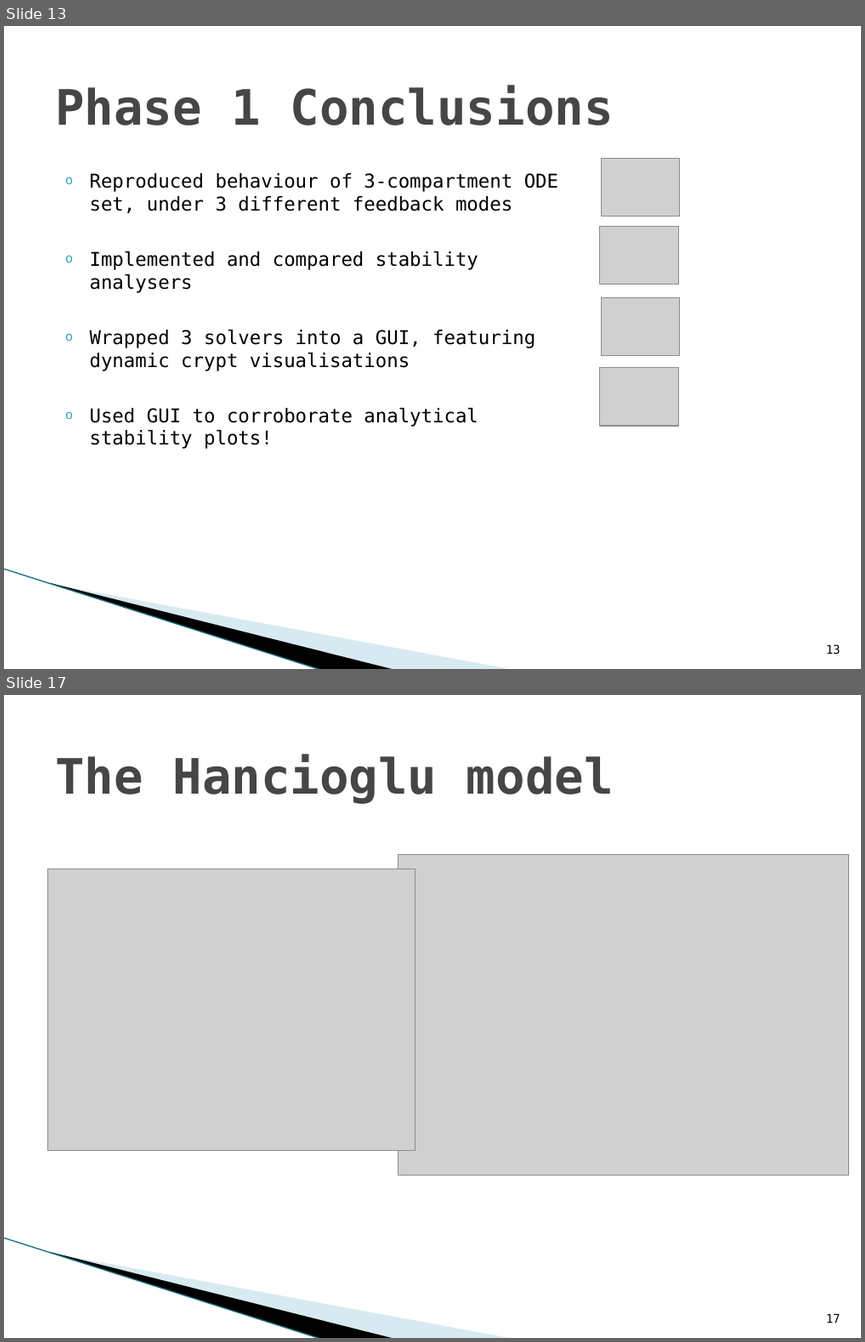
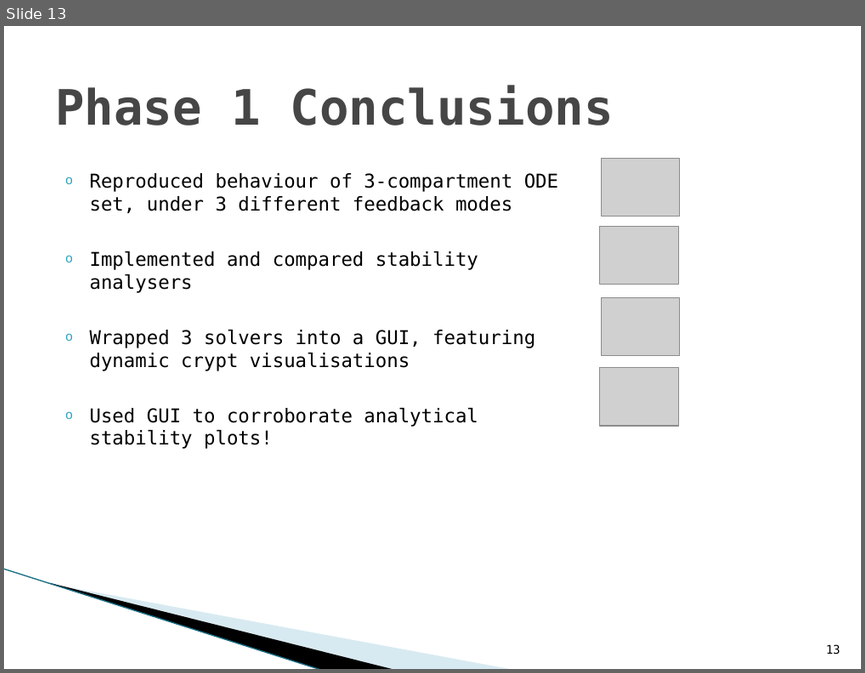
Before and after one commit to jleem10/GroupD_Phase2, a slide deck: PresentationPhase1.pptx. Shown one above the other, each under a label of ours: slides 13 and 17 before the commit, slide 13 after it; the slides between them are not shown. The pictures are 865x1342 and 865x673 pixels, drawn with LibreOffice and Linux fonts; fonts in the diff are those of the drawing; grey boxes stand for pictures; background and template pictures are left out. Boxes give left, top, right and bottom in pixels: in the first picture for what was removed or moved away, otherwise in the second. Text is boxed around its words. In the diff, an @@ line names an element or a change of style, - is before the commit and + after.

```diff
--- a/PresentationPhase1.pptx
+++ b/PresentationPhase1.pptx
@@ slide 17 removed at [4,695,861,1338], background #FFFFFF; not listed: 3 template elements that a slide beside it also shows @@
@@ title removed at [55,754,613,804] @@
-The Hancioglu model
@@ picture removed at [47,869,415,1150] @@
@@ picture removed at [398,854,849,1174] @@
@@ page number removed at [826,1313,840,1322] @@
-17
```
Also in this commit, not shown: 6 other slides removed.
